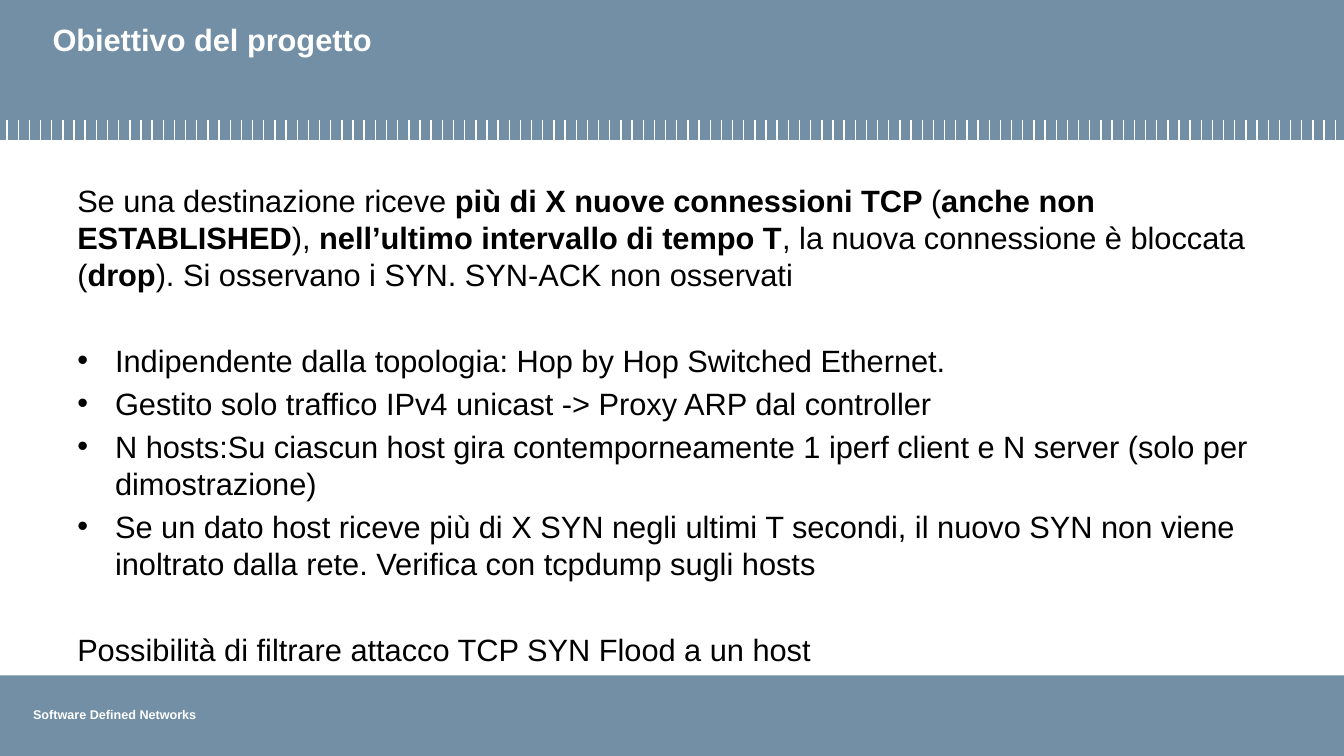
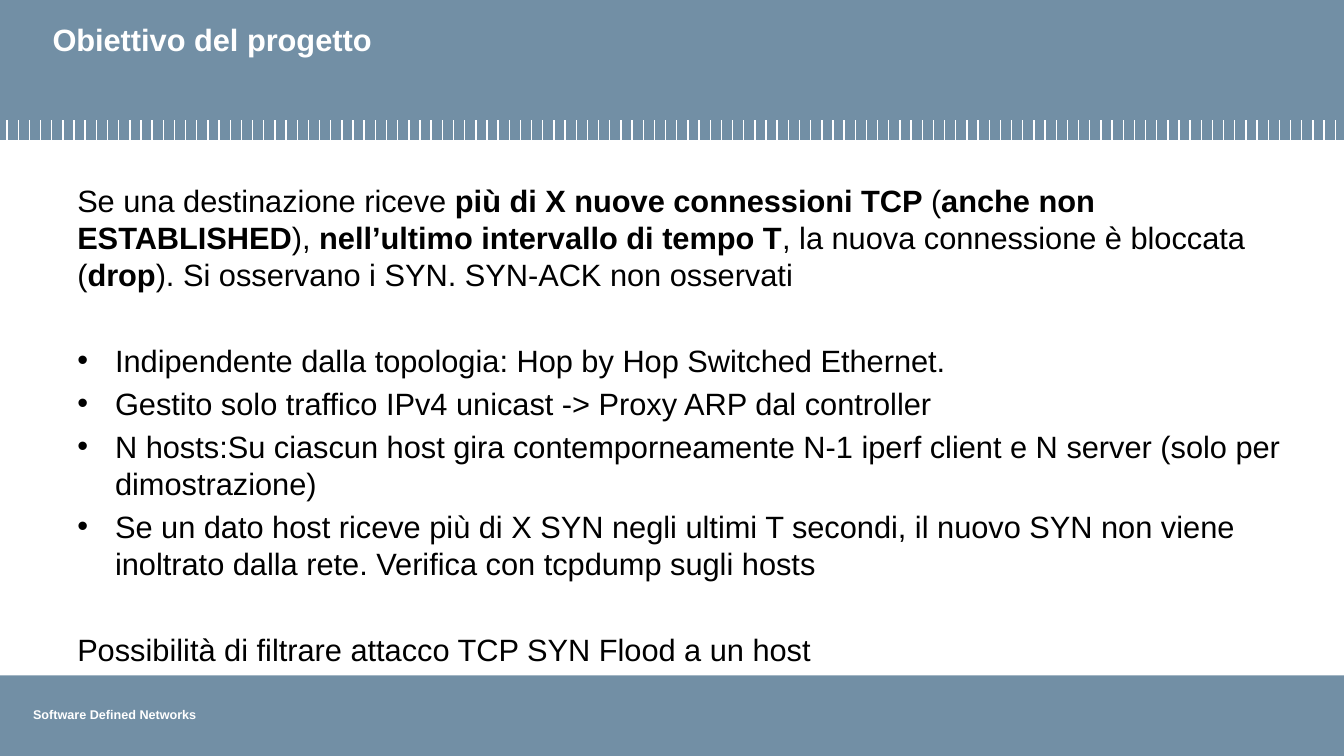
Before and after one commit to pierluigigrossi/progetto-SDN, a slide deck: slide 4 of intermedia8.pptx. Drawn at 1344x756 pixels with LibreOffice and Linux fonts; fonts in the diff are those of the drawing; background and template pictures are left out. Boxes give left, top, right and bottom in pixels: in the first picture for what was removed or moved away, otherwise in the second. Text is boxed around its words. In the diff, an @@ line names an element or a change of style, - is before the commit and + after.

```diff
--- a/intermedia8.pptx
+++ b/intermedia8.pptx
@@ text at <box>115,435,1280,501</box>: text changed @@
-• N hosts:Su ciascun host gira contemporneamente 1 iperf client e N server (solo per dimostrazione)
+• N hosts:Su ciascun host gira contemporneamente N-1 iperf client e N server (solo per dimostrazione)
```
Also in this commit, not shown: 1 other slide changed, 2 other files.
